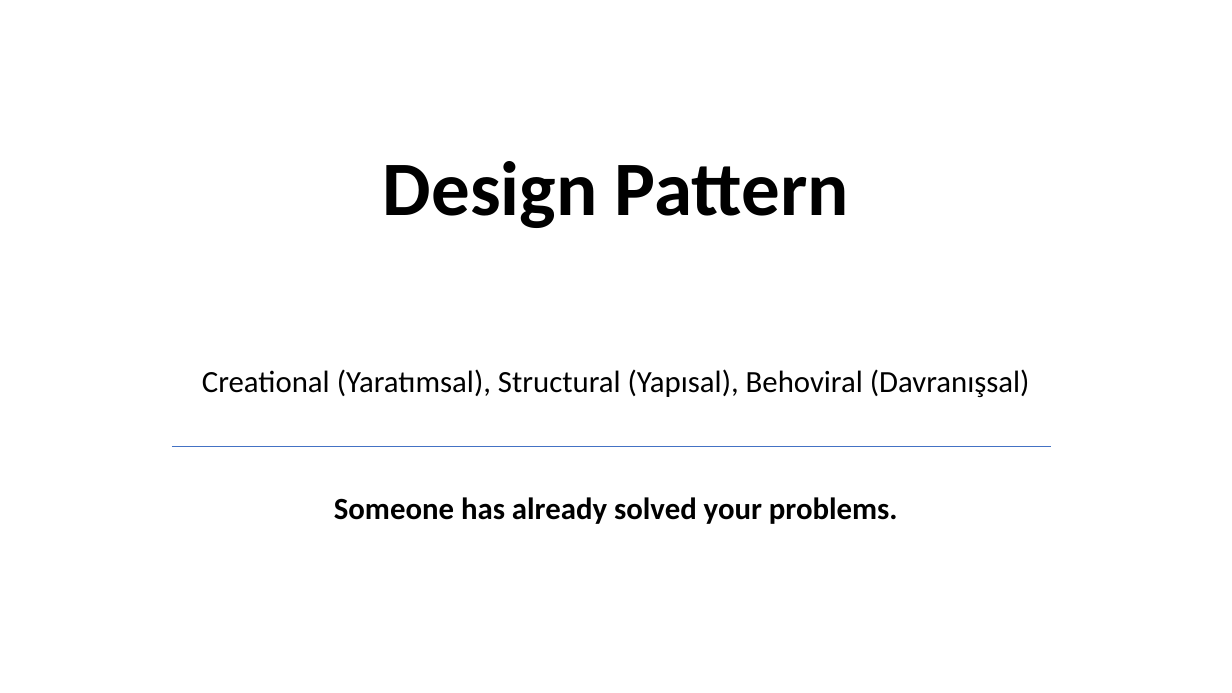
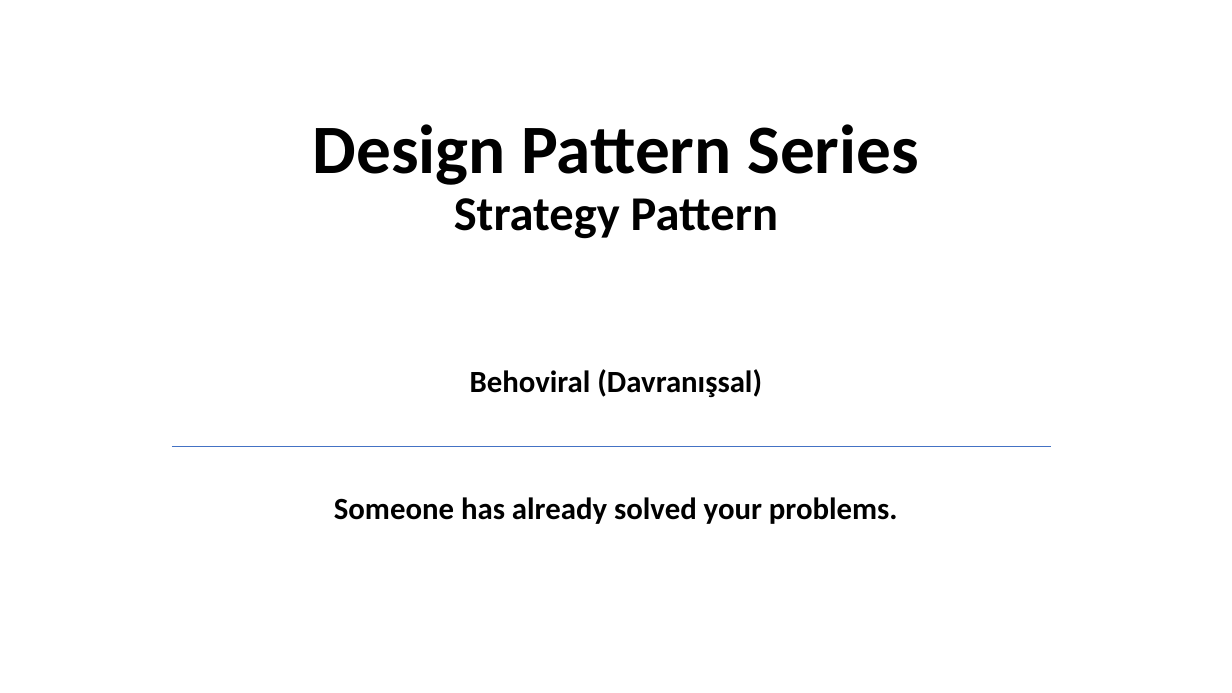
Before and after one commit to umiitkose/DesignPattern-Umiitkose, a slide deck: slide 6 of Tasarımdesenleri.pptx (slide 12 before the commit). Drawn at 1232x693 pixels with LibreOffice and Linux fonts; fonts in the diff are those of the drawing. Boxes give left, top, right and bottom in pixels: in the first picture for what was removed or moved away, otherwise in the second. Text is boxed around its words. In the diff, an @@ line names an element or a change of style, - is before the commit and + after.

```diff
--- a/Tasarımdesenleri.pptx
+++ b/Tasarımdesenleri.pptx
@@ title at <box>313,124,919,239</box>: text changed; size 60 to 54 pt @@
-Design Pattern
+Design Pattern Series
+Strategy Pattern
@@ subtitle at <box>470,369,762,397</box>: text changed; bold on @@
-Creational (Yaratımsal), Structural (Yapısal), Behoviral (Davranışsal)
+Behoviral (Davranışsal)
```
Also in this commit, not shown: 1 other slide changed, 8 slides added, 2 slides removed, 32 other files.
